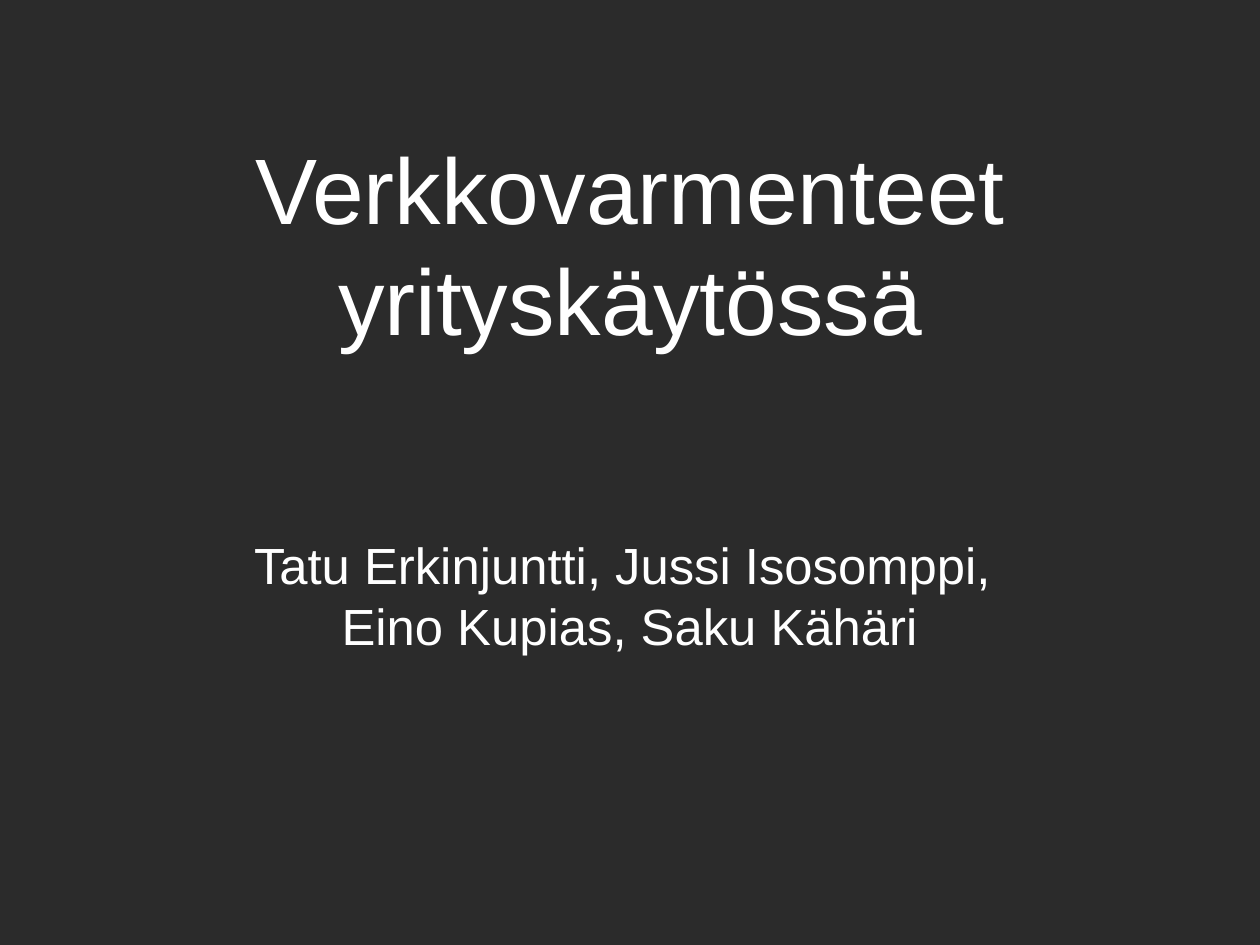
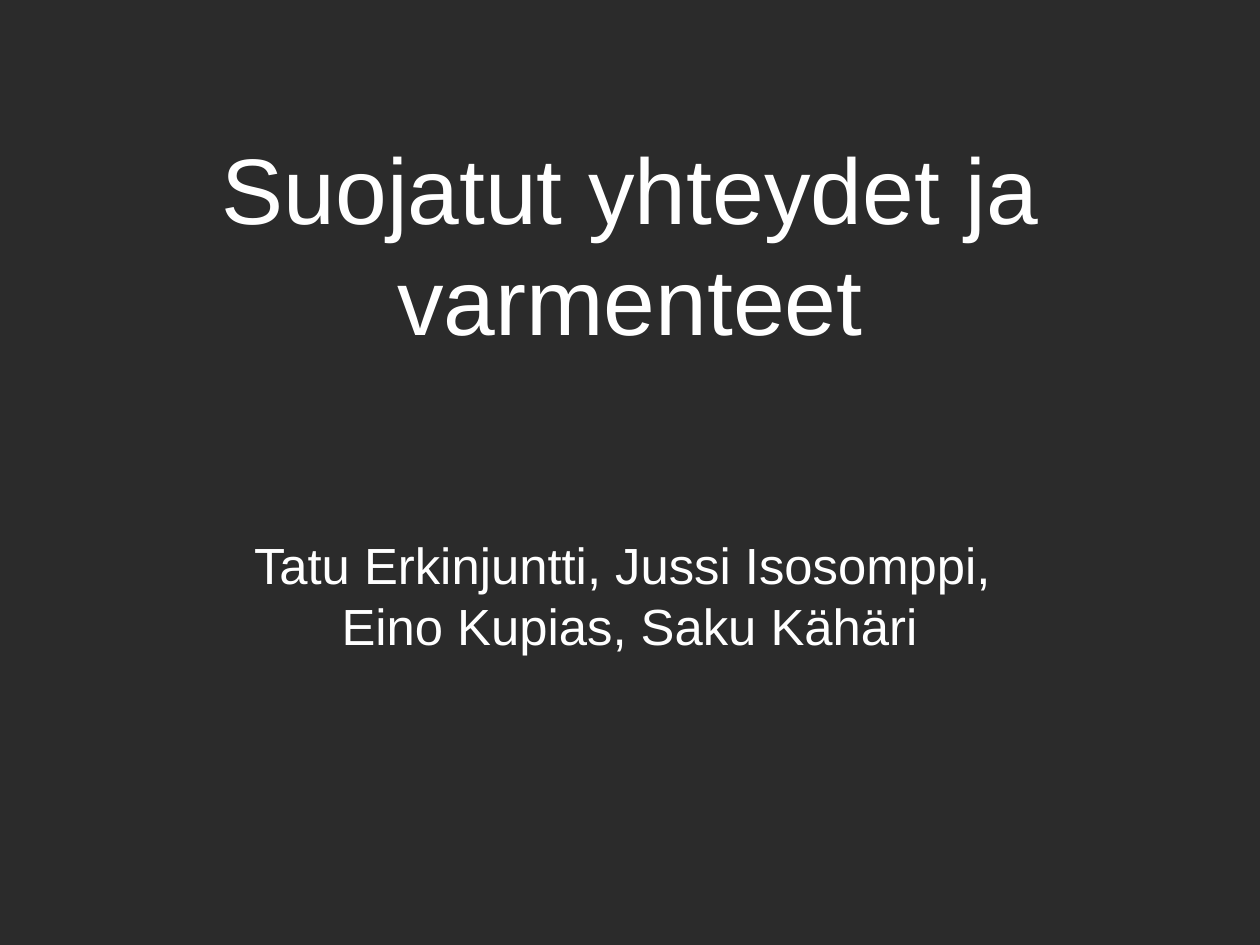
Before and after one commit to TatuE/tietoturvanHallinta, a slide deck: slide 1 of documents/Varmenteet yrityskäytössä pp.pptx. Drawn at 1260x945 pixels with LibreOffice and Linux fonts; fonts in the diff are those of the drawing; background and template pictures are left out; a plain dark background stands for a picture behind light text. Boxes give left, top, right and bottom in pixels: in the first picture for what was removed or moved away, otherwise in the second. Text is boxed around its words. In the diff, an @@ line names an element or a change of style, - is before the commit and + after.

```diff
--- a/documents/Varmenteet yrityskäytössä pp.pptx
+++ b/documents/Varmenteet yrityskäytössä pp.pptx
@@ text at [222, 156, 1038, 336]: text changed @@
-Verkkovarmenteet yrityskäytössä
+Suojatut yhteydet ja varmenteet
```
Also in this commit, not shown: 2 other slides changed, 1 slide added, 1 slide removed.
